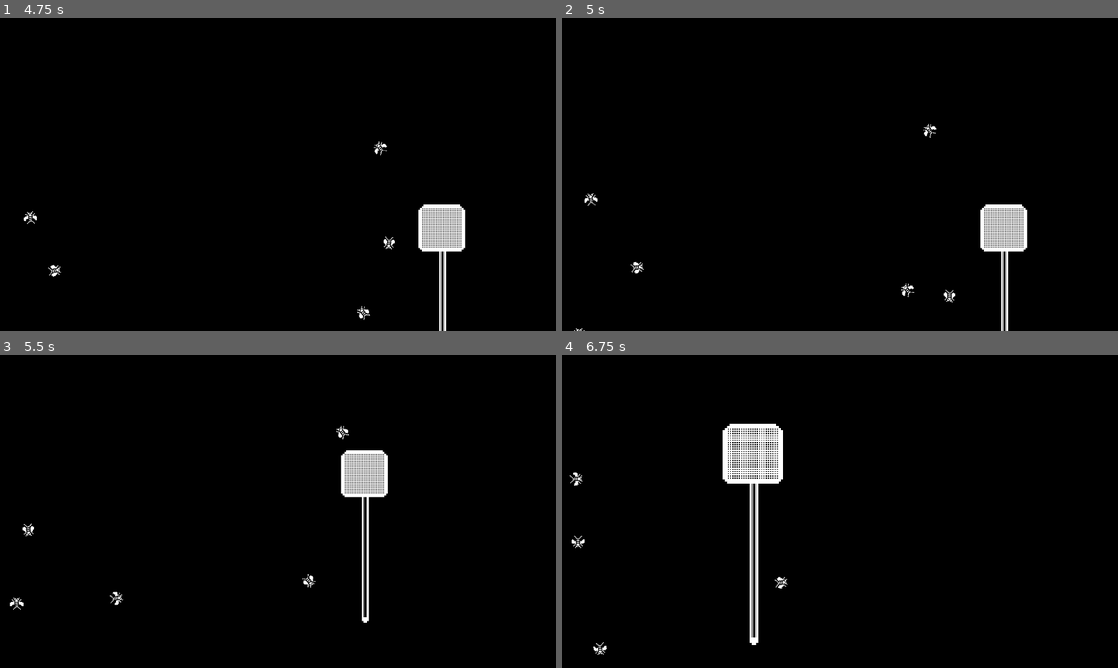
Above: before the commit, frames 1-4 (two rows, left to right).
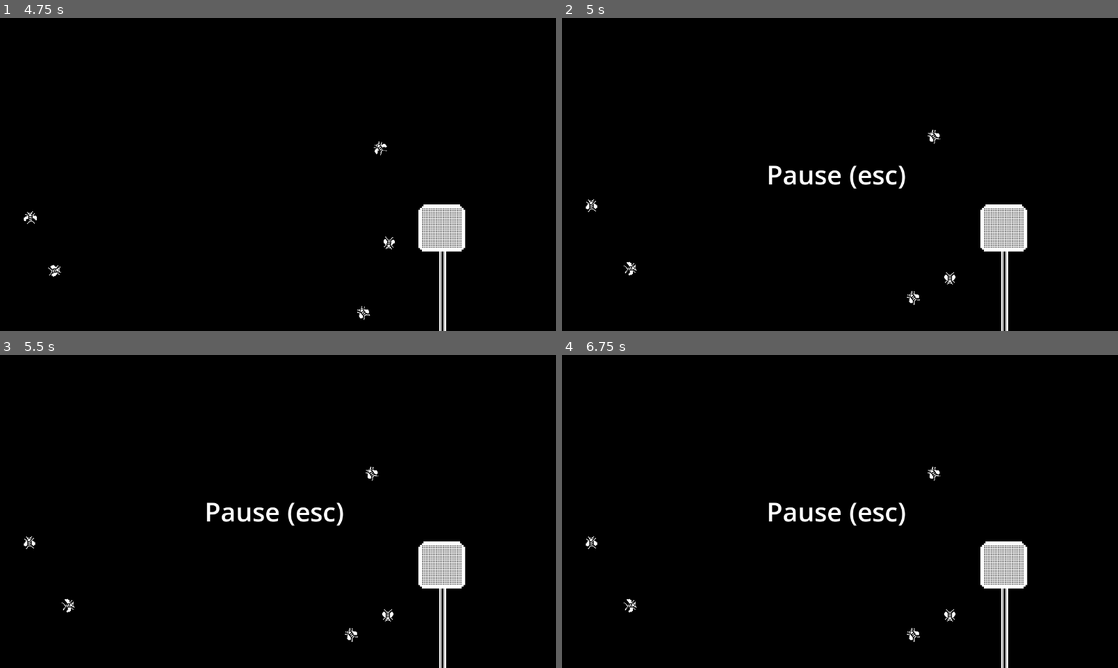
Above: after the commit, the same moments.

Repository: markusweiss/godot-template
Game: Godot game, scene res://start.tscn
Same seed, same stepped clock (60 frames per second), same inputs: the game is played once before the commit and once after it. The project has no main scene, so this scene is started directly. Sound files missing from this copy of the repository are replaced by a short silence.
Inputs (mouse positions are in pixels of both pictures, inside the frame that each line leads up to):
- Up to frame 1 (4.75 s): click "Start Game" at 0.5 s; move the mouse to (400, 158) at 1.27 s; hold Right (move_right) 1.28-2 s; click (400, 158) at 1.42 s; drag from (166, 190) to (333, 274) at 2.02 s; move the mouse to (333, 105) at 2.77 s; hold Right (move_right) 2.78-3.5 s; drag from (250, 237) to (444, 237) at 3.52 s; move the mouse to (444, 221) at 4.27 s; hold Left (move_left) from 4.28 s (still down)
- Up to frame 2 (5 s): keep holding Left (move_left); tap Escape (pause, bound only after the commit) at 4.9 s
- Up to frame 3 (5.5 s): release Left (move_left) at 5 s; drag from (111, 464) to (366, 467) at 5.02 s
- Up to frame 4 (6.75 s): move the mouse to (867, 511) at 5.77 s; hold Down (move_down) 5.78-6.5 s; click (867, 511) at 5.92 s; drag from (756, 433) to (578, 498) at 6.52 s

Frame 1 is identical in both runs. In frame 2, 1.0% of the frame differs, in the area x 2-71%, y 33-100%; in frame 3, 4.0%; in frame 4, 4.9%, in the area x 1-84%, y 22-100%.

Commit message:
add esc to pause

Diff:
--- /dev/null
+++ b/features/UI/pause.gd
@@ -0,0 +1,13 @@
+extends Node
+
+
+@onready var pause_label = $CenterContainer/Label
+func _ready():
+	process_mode = Node.PROCESS_MODE_ALWAYS
+	pause_label.visible = false
+
+func _unhandled_input(event: InputEvent) -> void:
+	if event.is_action_pressed("pause"):
+		var paused = !get_tree().paused
+		get_tree().paused = paused
+		pause_label.visible = paused
--- /dev/null
+++ b/features/UI/pause.tscn
@@ -0,0 +1,20 @@
+[gd_scene load_steps=2 format=3 uid="uid://c1itgh3jndaye"]
+
+[ext_resource type="Script" uid="uid://bw635nvva8sey" path="res://features/UI/pause.gd" id="1_2xe0i"]
+
+[node name="Pause" type="Node"]
+script = ExtResource("1_2xe0i")
+
+[node name="CenterContainer" type="CenterContainer" parent="."]
+anchors_preset = 15
+anchor_right = 1.0
+anchor_bottom = 1.0
+grow_horizontal = 2
+grow_vertical = 2
+size_flags_horizontal = 4
+size_flags_vertical = 4
+
+[node name="Label" type="Label" parent="CenterContainer"]
+layout_mode = 2
+theme_override_font_sizes/font_size = 60
+text = "Pause (esc) "
--- a/features/UI/settings_menu/settings_menu.tscn
+++ b/features/UI/settings_menu/settings_menu.tscn
@@ -109,6 +109,16 @@
 [node name="FullscreenCheckBox" type="CheckBox" parent="MarginContainer/Panel/VBoxContainer/GridContainer"]
 layout_mode = 2
 
+[node name="Control" type="Label" parent="MarginContainer/Panel/VBoxContainer/GridContainer"]
+layout_mode = 2
+text = "Tasten
+"
+
+[node name="keys" type="Label" parent="MarginContainer/Panel/VBoxContainer/GridContainer"]
+layout_mode = 2
+text = "esc : Pause
+"
+
 [node name="Button" type="Button" parent="MarginContainer/Panel/VBoxContainer"]
 layout_mode = 2
 text = "speichern"
--- a/features/levels/test_fly_game.gd
+++ b/features/levels/test_fly_game.gd
@@ -28,6 +28,8 @@
 		fliege.scale = fliege.scale.lerp(base_scale * scale_factor, 0.1)  # Der Wert 0.1 kontrolliert die Geschwindigkeit der Skalierung
 
 func _ready():
+	# Pause zuslassen
+	process_mode = Node.PROCESS_MODE_PAUSABLE
 	# Musik initialisieren
 	player.stream = load("res://features/UI/main_menu/assets/sounds/beattest2.mp3")
 	player.stream.loop = true
--- a/features/levels/test_fly_game.tscn
+++ b/features/levels/test_fly_game.tscn
@@ -1,6 +1,7 @@
-[gd_scene load_steps=8 format=3 uid="uid://de2f4iob4u2sm"]
+[gd_scene load_steps=9 format=3 uid="uid://de2f4iob4u2sm"]
 
 [ext_resource type="Script" uid="uid://brijnvps7f5c1" path="res://features/levels/test_fly_game.gd" id="1_acdtr"]
+[ext_resource type="PackedScene" uid="uid://c1itgh3jndaye" path="res://features/UI/pause.tscn" id="2_pgi5k"]
 [ext_resource type="PackedScene" uid="uid://c43ylvgo7177g" path="res://features/Enemys/fly.tscn" id="2_rg8gr"]
 [ext_resource type="Texture2D" uid="uid://cmbgl8ubd0tqj" path="res://features/player/assets/images/flyswatter.png" id="3_nmn2b"]
 [ext_resource type="Script" uid="uid://eepdu6k8ur63" path="res://features/levels/fly_swatter.gd" id="4_4pjdu"]
@@ -14,6 +15,8 @@
 
 [node name="TestFlyGame" type="Node2D"]
 script = ExtResource("1_acdtr")
+
+[node name="Pause" parent="." instance=ExtResource("2_pgi5k")]
 
 [node name="Panel" type="Panel" parent="."]
 offset_right = 2304.0
--- a/project.godot
+++ b/project.godot
@@ -57,6 +57,11 @@
 , Object(InputEventKey,"resource_local_to_scene":false,"resource_name":"","device":-1,"window_id":0,"alt_pressed":false …(183 unchanged characters)…
 ]
 }
+pause={
+"deadzone": 0.2,
+"events": [Object(InputEventKey,"resource_local_to_scene":false,"resource_name":"","device":-1,"window_id":0,"alt_pressed":false,"shift_pressed":false,"ctrl_pressed":false,"meta_pressed":false,"pressed":false,"keycode":0,"physical_keycode":4194305,"key_label":0,"unicode":0,"location":0,"echo":false,"script":null)
+]
+}
 
 [rendering]
 
Not shown, added: features/UI/pause.gd.uid
